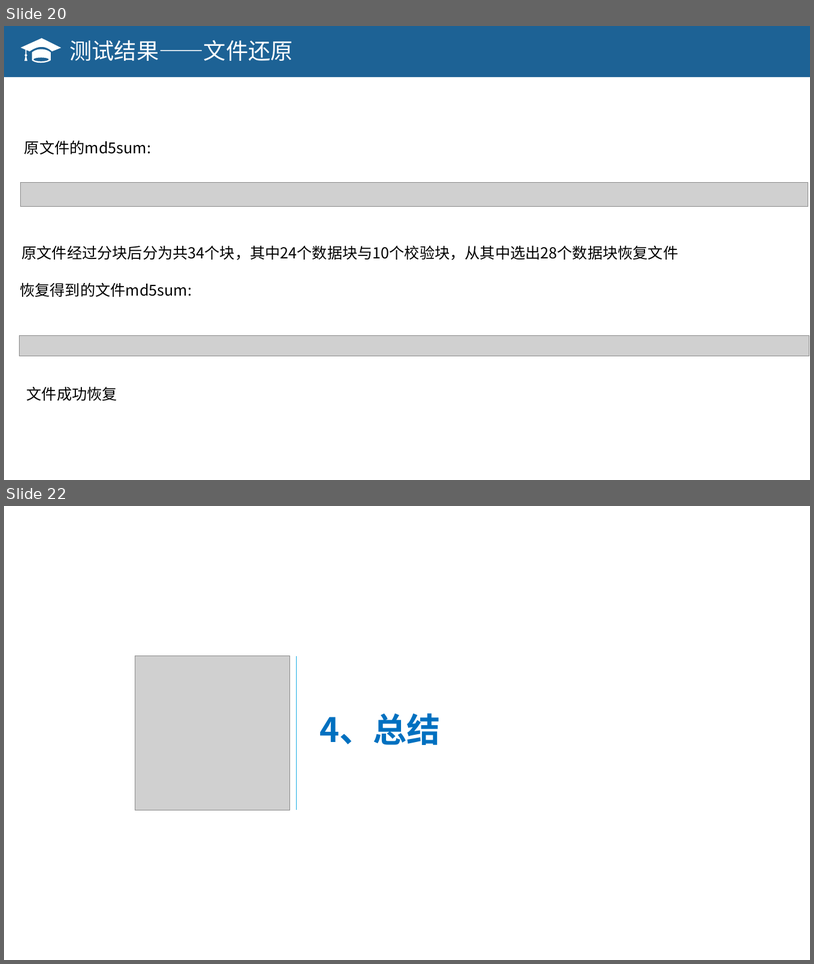
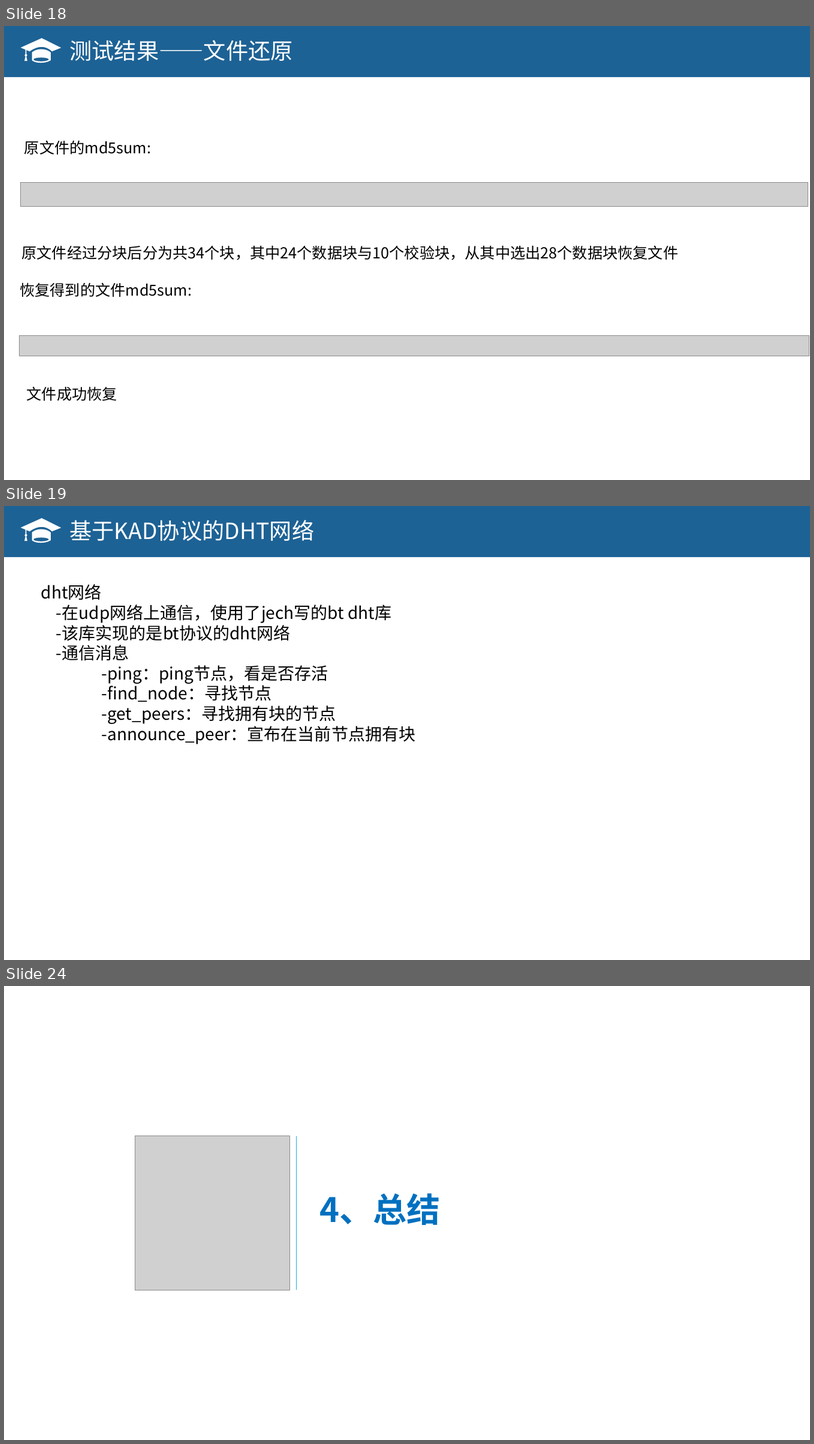
Before and after one commit to OSH-2018/X-exciting, a slide deck: new/结题报告.pptx. Shown one above the other, each under a label of ours: slides 20 and 22 before the commit, slides 18, 19 and 24 after it; the slides between them are not shown. The pictures are 814x964 and 814x1444 pixels, drawn with LibreOffice and Linux fonts; fonts in the diff are those of the drawing; grey boxes stand for pictures. Boxes give left, top, right and bottom in pixels: in the first picture for what was removed or moved away, otherwise in the second. Text is boxed around its words. In the diff, an @@ line names an element or a change of style, - is before the commit and + after.

```diff
--- a/new/结题报告.pptx
+++ b/new/结题报告.pptx
@@ slide 19 added at [4, 506, 810, 960], background #FFFFFF @@
@@ rectangle added at [4, 506, 810, 557], fill #1D6295 @@
@@ freeform shape added at [21, 518, 62, 543], fill #FFFFFF @@
@@ text added at [69, 520, 314, 541], 26.7 pt, text #FFFFFF @@
+基于KAD协议的DHT网络
@@ text added at [41, 584, 416, 744], 20 pt, text #000000 @@
+dht网络
+-在udp网络上通信，使用了jech写的bt dht库
+-该库实现的是bt协议的dht网络
+-通信消息
+-ping：ping节点，看是否存活
+-find_node：寻找节点
+-get_peers：寻找拥有块的节点
+-announce_peer：宣布在当前节点拥有块
@@ what was slide 20 is now slide 18 @@
@@ what was slide 22 is now slide 24 @@
```
Also in this commit, not shown: 11 slides changed, 6 other slides added, 4 slides removed.
